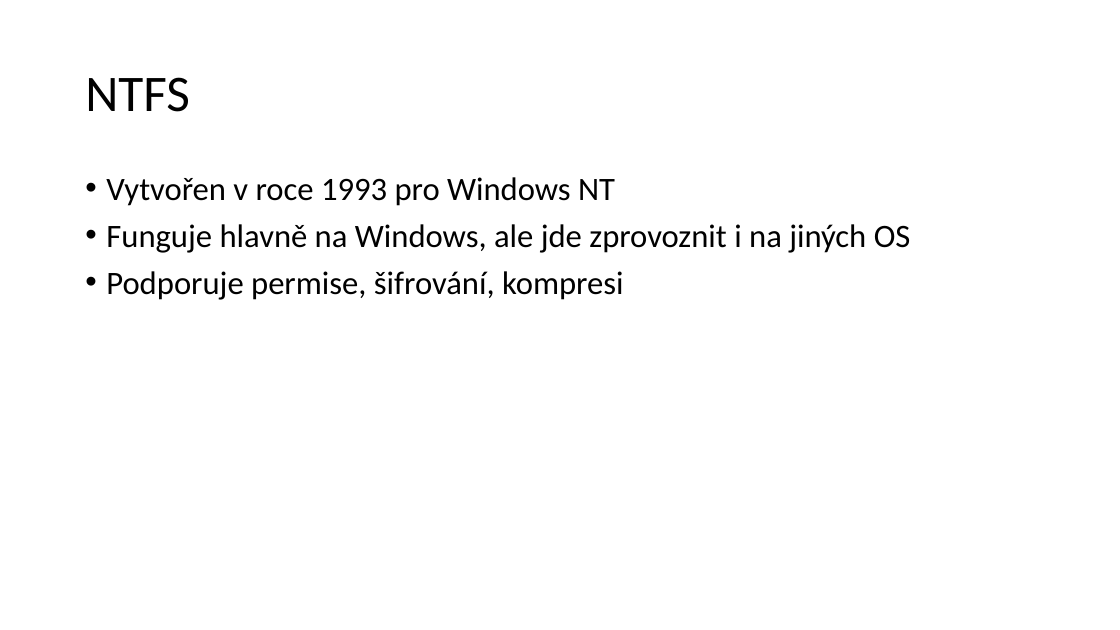
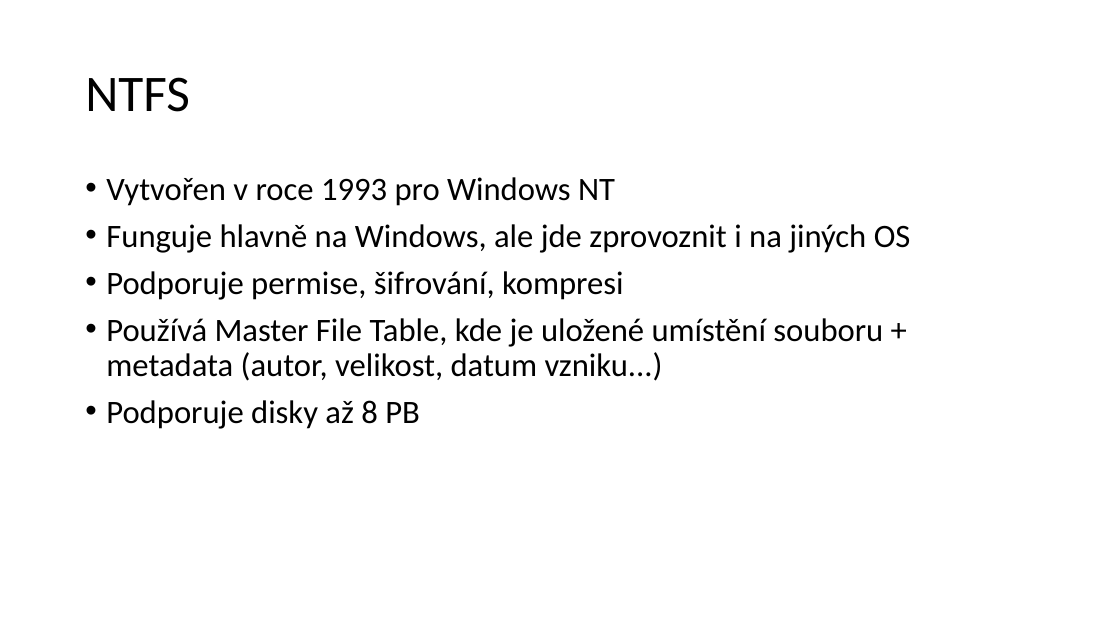
Before and after one commit to horvos/souborovesystemy, a slide deck: slide 7 of horvath.pptx. Drawn at 1120x630 pixels with LibreOffice and Linux fonts; fonts in the diff are those of the drawing. Boxes give left, top, right and bottom in pixels: in the first picture for what was removed or moved away, otherwise in the second. Text is boxed around its words. In the diff, an @@ line names an element or a change of style, - is before the commit and + after.

```diff
--- a/horvath.pptx
+++ b/horvath.pptx
@@ text at [106, 318, 883, 429]: paragraphs added @@
+• Používá Master File Table, kde je uložené umístění souboru + metadata (autor, velikost, datum vzniku...)
+• Podporuje disky až 8 PB
```
Also in this commit, not shown: 3 other slides changed, 1 slide added.
